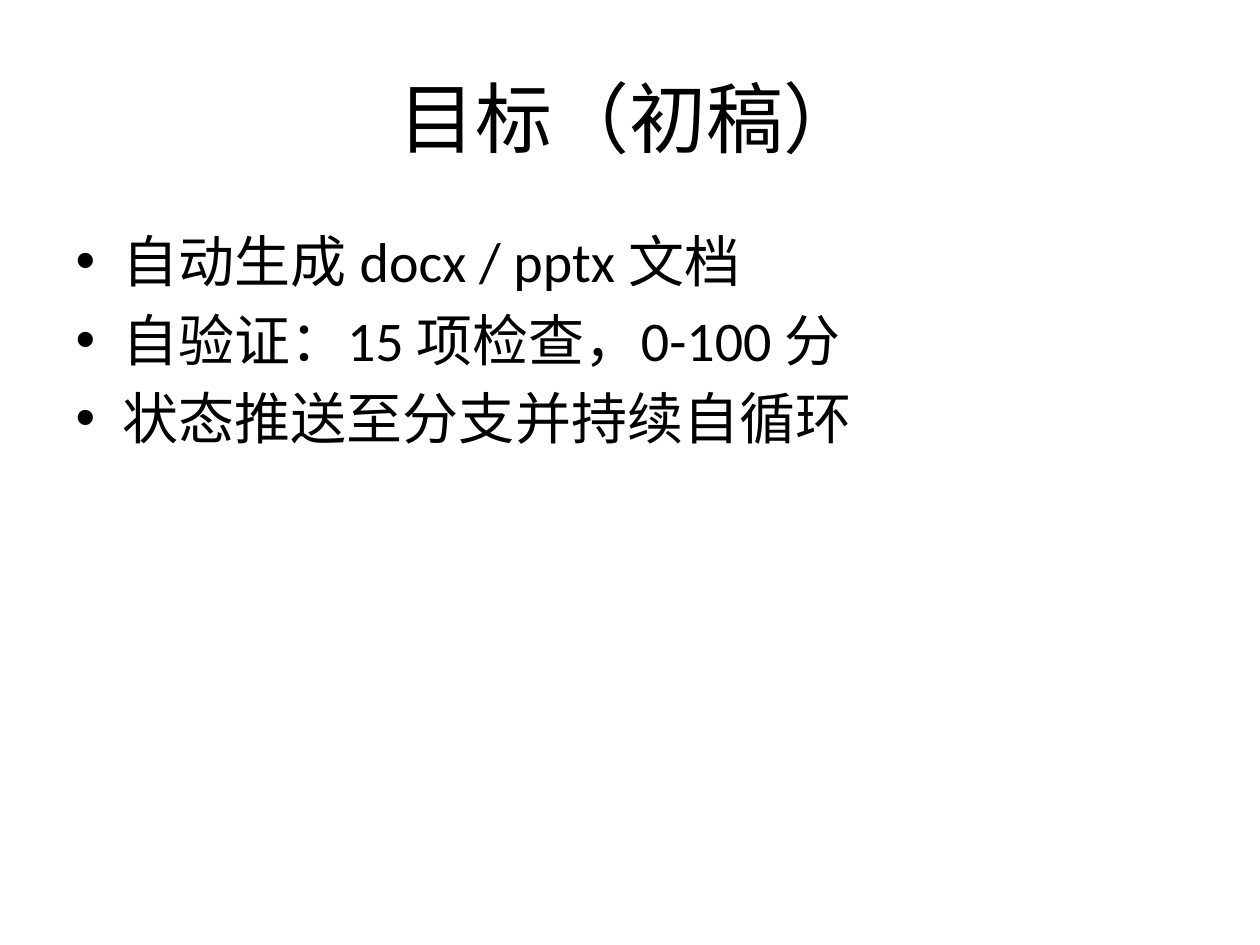
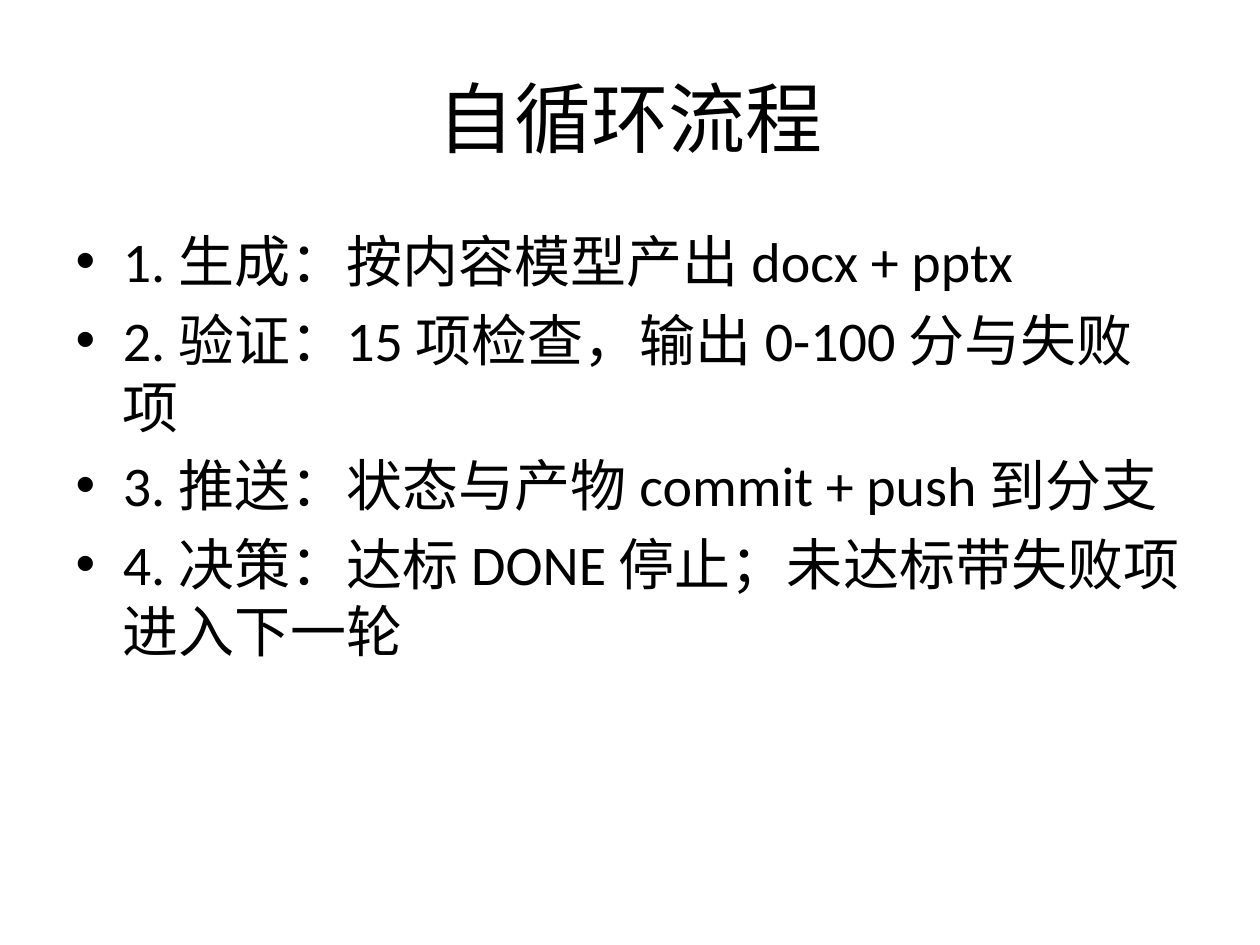
Before and after one commit to mqgg5630-cyber/test-auto-arena, a slide deck: slide 4 of output/slides/deck.pptx (slide 2 before the commit). Drawn at 1260x945 pixels with LibreOffice and Linux fonts; fonts in the diff are those of the drawing. Boxes give left, top, right and bottom in pixels: in the first picture for what was removed or moved away, otherwise in the second. Text is boxed around its words. In the diff, an @@ line names an element or a change of style, - is before the commit and + after.

```diff
--- a/output/slides/deck.pptx
+++ b/output/slides/deck.pptx
@@ title at bbox=[437, 82, 822, 154]: text changed @@
-目标（初稿）
+自循环流程
@@ text at bbox=[123, 234, 1179, 657]: text changed @@
-• 自动生成 docx / pptx 文档
-• 自验证：15 项检查，0-100 分
-• 状态推送至分支并持续自循环
+• 1. 生成：按内容模型产出 docx + pptx
+• 2. 验证：15 项检查，输出 0-100 分与失败项
+• 3. 推送：状态与产物 commit + push 到分支
+• 4. 决策：达标 DONE 停止；未达标带失败项进入下一轮
```
Also in this commit, not shown: 5 slides added, 1 slide removed, 4 other files.
